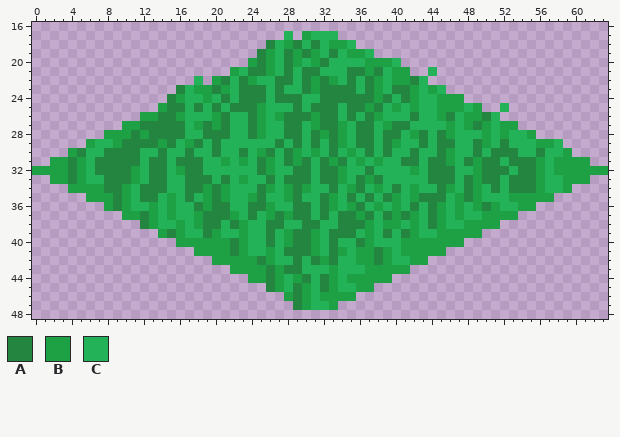
Pixel-art sprite, stored at src/images/grass.png. Above, as it was before the edit.
The file is 64x64 pixels. Colours within 5 levels of each other are drawn and written as one. Shown: x 0..63, y 16..48.
Palette (. is transparent): A #248540  B #1ea044  C #24b259
Pixels before, first column x 0:
17 ............................C.BCCC..............................
18 ..........................ACBACACBBC............................
19 .........................ABCABABCACBBC..........................
20 ........................BABCABCBACCCCBBBC.......................
21 ......................BCAABCACAACCCAABACBB..C...................
22 ..................C.BACABCCAACABABCACABCBBAC....................
23 ................ACBBABCAAACACCABAAAACABCAABCBC..................
24 ...............ABCCBCACAAACAAACCAAAAAABACABCCBBB................
25 ..............BAACACACAAABCCCACAAACAABACBCBCCBBBCB..C...........
26 ............BBAABCCCBACCABCBAAABAACACABCCCACCBACBBAC............
27 ..........BBAAAAACBABACCABCCAACBAABCAACBAACCCCBCBABCBB..........
28 ........BBBABAAAACCAAACCABCCAACABABCAACAACBACABCCCBCBCCB........
29 ......BCCBAAAABACBACACCCCCCACACACABCAACABCCACAACCABCACCCBBC.....
30 ....BACCAAAACCACCACCACCACBACABCBCACBCACACCACCABCCACAAACCACCB....
31 ..BBABCAAAAACAACAAACCBCBCABCABACABACBCBCCAACAABCABAACAAABCBBBB..
32 BBBBABCAAAABCAACBAACCCCCCABCCAACAABCCACCCCBCAAACCBAAACAABCBBBBBB
33 ..BBABCCAAABCAACCAAACACBCCACAAACAABCABACCCCCAAACABAACAAABCCBBB..
34 ....BBBBAABCAAACCAABABCCCABCBABCCACBACBCACBCCABCABCACAAABCCB....
35 ......BBBABCAACBCACBABCCBACCBACCABCACACABCBAAACBABCCCBBBBB......
36 ........BABCCBCBCCABAACCAABCCAACABCBACBCBCACABCBCBABCCBB........
37 ..........BBABCBCCBAAABCACBABAACACAABACABABCABCBCCBBBB..........
38 ............ABCCBCBAACABCCAACCAACCAAABCBBCBCABCCBBBB............
39 ..............BABCCABCCBCCACBAABCAAACBCACABCCBBBBB..............
40 ................BBBBBBABCCACBAABCACCABCCCBBBBBBB................
41 ..................BBBBABCCBCAAABCABCBBABCBBBBB..................
42 ....................BBBBBABCCACABACCBBABCCBB....................
43 ......................BBBBABAACCCBCCCBBBBB......................
44 ........................BBABCBACABCBBBBB........................
45 ..........................ABCABCABCCBB..........................
46 ............................BABCBBBB............................
47 .............................ABCCB..............................
Now the later version:
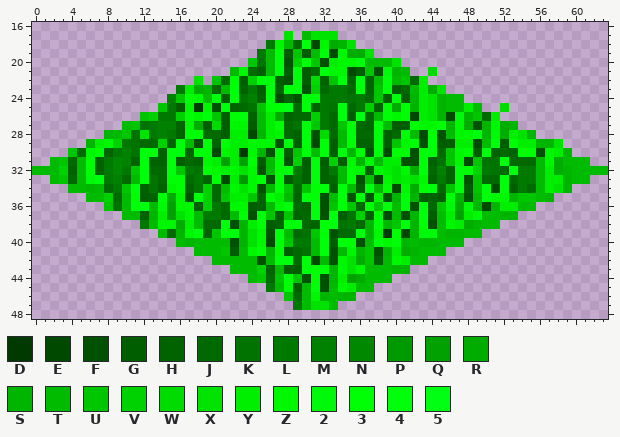
Colours new in this view: D #003a00  E #004900  F #005200  G #005d00  H #006300  J #006a00  K #007300  L #007900  M #008200  N #008900  P #009a00  Q #00a100  R #00ac00  S #00b500  T #00bb00  U #00c600  V #00d100  W #00dc00  X #00e300  Y #00ee00  Z #00f702  2 #00f909  3 #00ff05  4 #00ff0b  5 #00ff12
Change:
Changed rows in their new state; - is an unchanged pixel.
first column x 0:
17 ----------------------------X-TXXX------------------------------
18 --------------------------LZTJ4EZRSX----------------------------
19 -------------------------LT4GUGT4EZRRX--------------------------
20 ------------------------UKT4FV4UFYZZ4TTTX-----------------------
21 ----------------------TZJGT4G4GJ4ZZEGUF2ST--W-------------------
22 ------------------X-UJ3GV44GF4GWHU4H5HT4TUJY--------------------
23 ----------------LYRSJT4HLG4H44FVJLLJ4HU4GJTYRX------------------
24 ---------------MU3ZT4G4KMH4EHF44LLLKLJUG4GSYXSTT----------------
25 --------------ULGZDZF4HJKU335J4HLK4JLVH3R3SYXSTTYT--W-----------
26 ------------UVLLV3Z4UG34HTYRHJJVLJ4G5JT3Z3EYXSE2SUJY------------
27 ----------TUKLMMHZRGWGZZGTY3JK4ULJU3JH4TGG3ZZ3SZRFSZRS----------
28 --------STUKXLMLH33JJGYYESYZJH4FWJT4JJ4GJ3TE3FTZZ4S2RYXS--------
29 ------SYZVLKJJVH4TF4H3YYZZZF4G4E4GT3HH4GUZ3F4GGYYET4G3YYSSX-----
30 ----UJZ3HLMK44H44H43EZYDZSF4GU4T4G4S3F4E33F34JUZ3G4HJH33FZYS----
31 --TUJT3HLNMH4HH4GJHZYQYQ3GT3FVG4GVGZSZTYYFF4HKUZEUKK4JJJTZRTTT--
32 TTTVHT3HLNLU4JJ4ULK3ZYZXZFT34LH4HLT3ZGZYXZR4JMH43VLKJ4LLTYRSTTTT
33 --TUJT24LMJT4KJ33JLH3EYPZ3F3GKH4HJT3FUEZXYXZHLH4FUJJ4JLLTYYSTT--
34 ----TTSTJLU4HKHZ3HKVJTZXZFT3UJU34G4TG4T3EZR34JU4GU4E4GLJTYXS----
35 ------TTVJT3GH4RZF4VJUYYUH3YTH43FT4F4FZFS4SGHG4SFT4ZZSUUTS------
36 --------UKT44T2QZZGVLJZZGHTZ4JH4FU4UJ3U4T4F4JU2R2SESYYTT--------
37 ----------TTHSYQXZTLLJT3F4UGUHJ4F4GKVG3ETFS4GTYQY2TTSS----------
38 ------------LTZZRYTJJ4FSY3GH44JH34KLJS4SU4S3FTZYRSTT------------
39 --------------TJSZ4HU44SXZF4TJKU3FJJ4SZD3ES22TSSTT--------------
40 ----------------TSTTTTFSXZE4ULLT4G43FT4Z3STSSTTT----------------
41 ------------------TTTUGTZ3S3GJKT4FTZSUFSYRSTTT------------------
42 --------------------TTTTTFT44J4ETFZXRUGTZYTT--------------------
43 ----------------------TTTVHTGG434SZXZTTTSS----------------------
44 ------------------------TUJU4UF3FSYQRTTT------------------------
45 --------------------------LT3GT4FTZYTT--------------------------
46 ----------------------------UJTZSTSS----------------------------
47 -----------------------------LTXXT------------------------------
